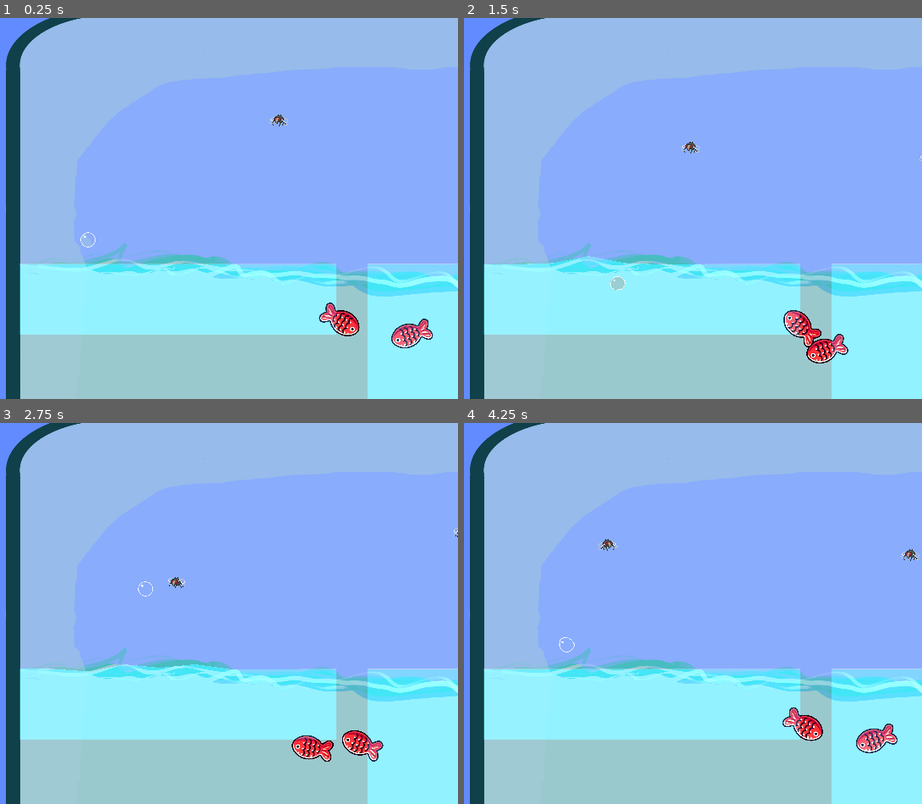
Above: before the commit, frames 1-4 (two rows, left to right).
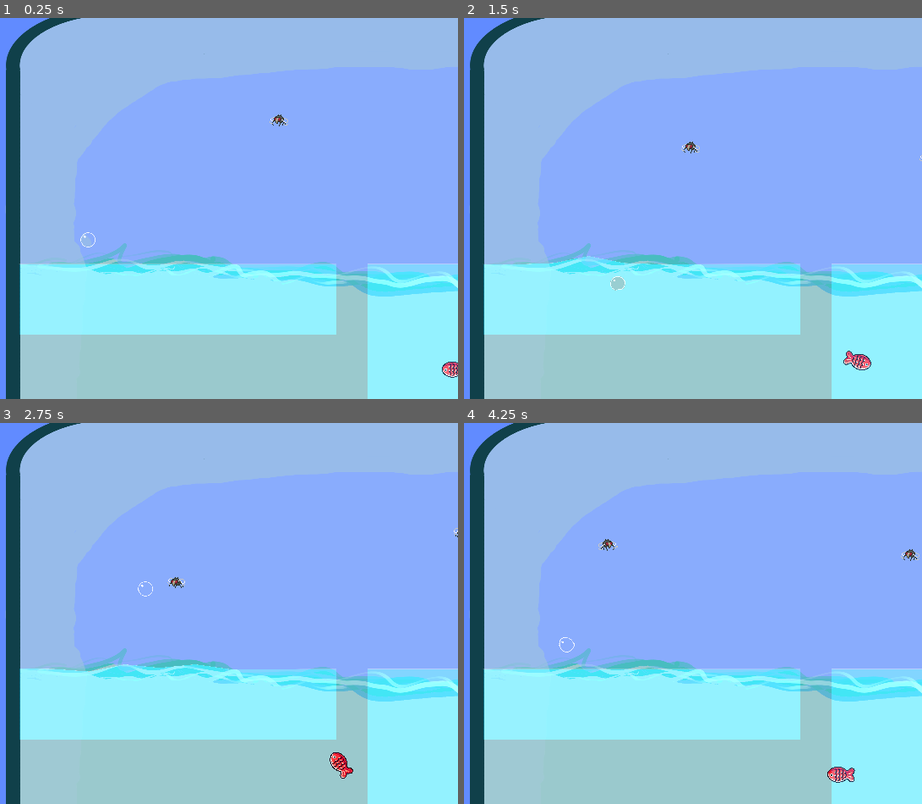
Above: after the commit, the same moments.

Repository: bcrandall0520/BubbleBois
Game: Godot game, scene res://test_main.tscn
Two runs of this game, one before a commit and one after it. Both use one fixed random seed, a clock stepped at 60 frames per second and the inputs below.
Inputs (mouse positions are in pixels of both pictures, inside the frame that each line leads up to):
- Up to frame 1 (0.25 s): no input
- Up to frame 2 (1.5 s): tap Enter at 0.5 s; move the mouse to (734, 189) at 0.52 s; hold Down (player_1_fast_fall) 0.53-1.28 s; hold Right (player_1_right) from 0.53 s (still down); click (734, 189) at 0.67 s; tap Up (player_1_jump) at 0.77 s; move the mouse to (outside the picture) at 1.27 s; tap A (player_2_left) at 1.35 s
- Up to frame 3 (2.75 s): tap Up (player_1_jump) at 1.52 s; move the mouse to (187, 529) at 2.02 s; release Right (player_1_right) at 2.03 s; hold Left (player_1_left) from 2.03 s (still down); tap D (player_2_right) at 2.1 s
- Up to frame 4 (4.25 s): move the mouse to (551, 689) at 2.77 s; release Left (player_1_left) at 2.78 s; hold Right (player_1_right) from 2.78 s (still down); tap Down (player_1_fast_fall) at 2.85 s; click (551, 689) at 2.92 s; tap Up (player_1_jump) at 3.02, 3.77 s; move the mouse to (784, 670) at 3.52 s; tap A (player_2_left) at 3.6 s

The runs differ from the first frame. In frame 1, 1.0% of the frame differs, in the area x 69-100%, y 74-95%; in frame 2, 1.1%; in frame 3, 1.1%; in frame 4, 1.1%, in the area x 69-95%, y 74-95%.

Commit message:
Fuck print statments. Also the fish are all smart now, good luck

Diff:
--- a/components/enemy/fish.gd
+++ b/components/enemy/fish.gd
@@ -1,11 +1,12 @@
 extends Node2D
 
-const speed = 0.1
+const speed = 0.2
 var idle
 
 func _ready():
 	%AnimationPlayer.play('Eye')
 	idle = true
+	$Path2D/PathFollow2D.progress_ratio = randf()
 
 
 func _on_fish_hitbox_body_entered(body: Node2D) -> void:
--- a/components/enemy/smart_fish.gd
+++ b/components/enemy/smart_fish.gd
@@ -1,6 +1,7 @@
 extends CharacterBody2D
 
 const speed = 1300
+const detection_range = 9000
 var player
 var fish_sprite
 
@@ -10,8 +11,7 @@
 
 func _process(delta: float) -> void:
 	var dist = player.global_position.x - fish_sprite.global_position.x
-	print(dist)
-	if player.in_water and dist < 12000 and -dist < 12000:
+	if player.in_water and dist < detection_range and -dist < detection_range:
 		$FishNode.idle = false
 		seek(delta)
 	else:
@@ -31,6 +31,3 @@
 		fish_sprite.flip_h = false
 
 	fish_sprite.rotation = direction_to_player.angle()
-
-	print(fish_sprite.rotation)
-	print(direction_to_player.angle())
--- a/components/player/character_body_2d.gd
+++ b/components/player/character_body_2d.gd
@@ -21,8 +21,6 @@
 func _physics_process(delta: float) -> void:
 	# dumb water fix
 	if global_position.y > 0 and not in_water:
-		print('Global.y')
-		print(global_position.y)
 		in_water = true
 
 	# Add the gravity.
--- a/components/player/player.tscn
+++ b/components/player/player.tscn
@@ -330,6 +330,7 @@
 [node name="Bone-8" type="Bone2D" parent="SoftBody2D/Skeleton2D"]
 position = Vector2(16, 3)
 rotation = 2.47758
+scale = Vector2(1, 1)
 rest = Transform2D(-0.787525, 0.616283, -0.616283, -0.787525, 16, 3)
 auto_calculate_length_and_angle = false
 length = 8.0
@@ -382,6 +383,7 @@
 [node name="Bone-12" type="Bone2D" parent="SoftBody2D/Skeleton2D"]
 position = Vector2(16, 29)
 rotation = -2.47758
+scale = Vector2(1, 1)
 rest = Transform2D(-0.787525, -0.616283, 0.616283, -0.787525, 16, 29)
 auto_calculate_length_and_angle = false
 length = 8.0
@@ -448,6 +450,7 @@
 [node name="Bone-17" type="Bone2D" parent="SoftBody2D/Skeleton2D"]
 position = Vector2(23.2657, 29.1251)
 rotation = -0.805855
+scale = Vector2(1, 1)
 rest = Transform2D(0.692495, -0.721423, 0.721423, 0.692495, 23.2657, 29.1251)
 auto_calculate_length_and_angle = false
 length = 8.0
--- a/test_main.tscn
+++ b/test_main.tscn
@@ -7,7 +7,6 @@
 [ext_resource type="PackedScene" uid="uid://baqkr44x8c7kf" path="res://components/platform/springyWater/Scenes/Water_Body.tscn" id="3_tk0fa"]
 [ext_resource type="PackedScene" uid="uid://cmak5xaapxgrf" path="res://components/platform/waterSurface.tscn" id="3_xaq06"]
 [ext_resource type="PackedScene" uid="uid://cjdsp466s3qvx" path="res://components/enemy/smart_fish.tscn" id="4_o6klx"]
-[ext_resource type="PackedScene" uid="uid://ca1rlinjos0y7" path="res://components/enemy/Fish.tscn" id="5_ae3ty"]
 [ext_resource type="PackedScene" uid="uid://cow7nrqmkvy6s" path="res://bottle.tscn" id="8_1n1he"]
 
 [sub_resource type="RectangleShape2D" id="RectangleShape2D_j3w2p"]
@@ -122,36 +121,46 @@
 position = Vector2(44410, -510)
 scale = Vector2(5, 5)
 
-[node name="Fish2" parent="." instance=ExtResource("5_ae3ty")]
-position = Vector2(10448, 1843)
-rotation = 0.211185
-scale = Vector2(-3, 3)
-
-[node name="Fish" parent="." instance=ExtResource("5_ae3ty")]
-position = Vector2(14160, 1644)
-scale = Vector2(3, 3)
-
-[node name="Fish3" parent="." instance=ExtResource("5_ae3ty")]
-position = Vector2(32395, 1412)
-scale = Vector2(3, 3)
-
-[node name="Fish4" parent="." instance=ExtResource("5_ae3ty")]
-position = Vector2(23342, 1474)
-rotation = -0.165806
-scale = Vector2(3, 3)
-
-[node name="Fish5" parent="." instance=ExtResource("5_ae3ty")]
-position = Vector2(48352, 942)
-scale = Vector2(3, 3)
-
-[node name="Fish6" parent="." instance=ExtResource("5_ae3ty")]
-position = Vector2(36825, 1408)
-rotation = -0.226893
-scale = Vector2(3, 3)
-
 [node name="FlyNode8" parent="." instance=ExtResource("3_23shv")]
 position = Vector2(3098, -3854)
 
 [node name="SmartFish" parent="." instance=ExtResource("4_o6klx")]
-position = Vector2(7867, 1363)
+position = Vector2(9031, 2922)
+scale = Vector2(2, 2)
+
+[node name="SmartFish2" parent="." instance=ExtResource("4_o6klx")]
+position = Vector2(13612, 5931)
+rotation = -0.570723
 scale = Vector2(3, 3)
+
+[node name="SmartFish3" parent="." instance=ExtResource("4_o6klx")]
+position = Vector2(27306, 1061)
+scale = Vector2(-3, 3)
+
+[node name="SmartFish4" parent="." instance=ExtResource("4_o6klx")]
+position = Vector2(33250, 4858)
+scale = Vector2(2, 2)
+
+[node name="SmartFish5" parent="." instance=ExtResource("4_o6klx")]
+position = Vector2(44780, 1417)
+rotation = -0.200713
+scale = Vector2(3, 3)
+
+[node name="SmartFish6" parent="." instance=ExtResource("4_o6klx")]
+position = Vector2(12391, 1361)
+
+[node name="SmartFish7" parent="." instance=ExtResource("4_o6klx")]
+position = Vector2(19718, 3372)
+scale = Vector2(2, 2)
+
+[node name="SmartFish8" parent="." instance=ExtResource("4_o6klx")]
+position = Vector2(16934, 1163)
+
+[node name="SmartFish9" parent="." instance=ExtResource("4_o6klx")]
+position = Vector2(33457, 1828)
+scale = Vector2(-2, 2)
+
+[node name="SmartFish10" parent="." instance=ExtResource("4_o6klx")]
+position = Vector2(37528, 2639)
+rotation = -0.380482
+scale = Vector2(2, 2)
Not shown: 1 places in test_main.tscn that only renumber resources
